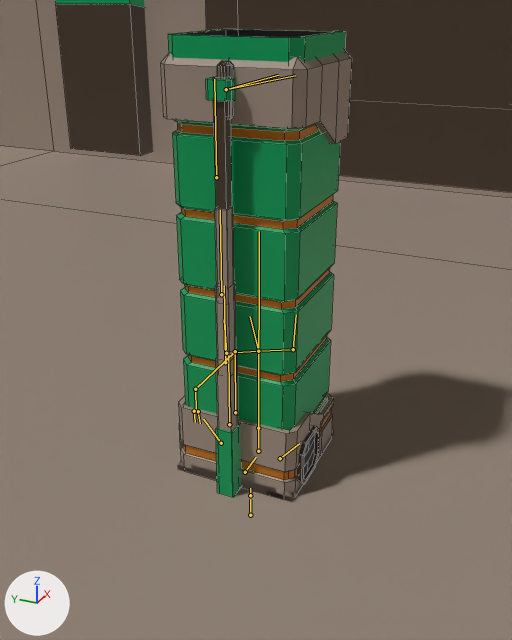
The Blender file Assets/VariousObjects.blend as it was, and as the next commit left it.
Rendered twice from a camera (50 mm lens) standing at (-13.72, -6.1, 10.51) and looking at (0.04, 0.09, 3.63). The lights are fixed; the arrows at lower left show +X, +Y and +Z. Both versions are drawn at frame 50 of the action 'BotFactory_BuildMedium'; the numbers are the values there. The bones that bend it are drawn over the model as lines. Mesh edges are drawn as thin lines on the coarser meshes.

The first picture shows 'BotFactory_Mesh', 'Factory_Mesh'.
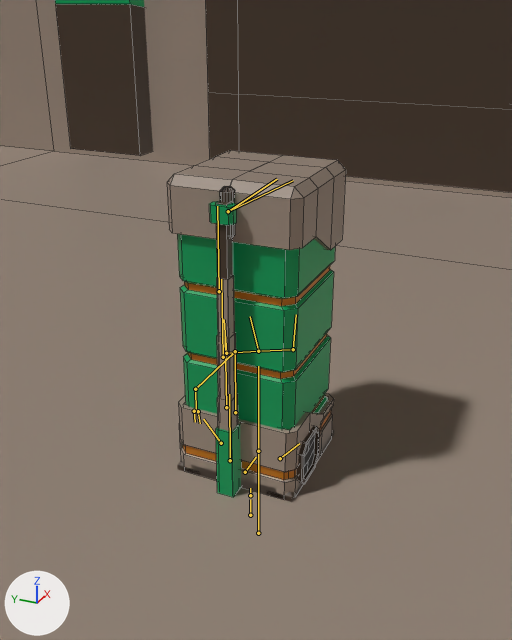
Boxes (x1, y1, x2, y2) around the edits, measured in the pictures (512 x 640 px):
'BotFactory_Mesh', posed: before (160, 29, 352, 497); after (167, 150, 346, 497)
bone 'Cover', root to tip: before (258, 428) to (259, 231); after (258, 533) to (258, 366)
bone 'Arm1', root to tip: before (229, 424) to (228, 354); after (230, 460) to (229, 394)
bone 'Arm2', root to tip: before (225, 362) to (224, 285); after (226, 407) to (225, 335)
bone 'Arm3', root to tip: before (221, 294) to (220, 210); after (223, 357) to (221, 279)
bone 'Arm4', root to tip: before (216, 177) to (214, 79); after (219, 291) to (217, 206)

What changed in the scene script:
```text
Change bone_cover:
    where bone_cover = bpy.data.objects['BotFactory_Arma'].pose.bones['Cover']  # child of 'Root'
    bone_cover.location: (0.0, 7.01, 0.0) -> (0.0, 3.67, 0.0)
Change bone_arm1:
    where bone_arm1 = bpy.data.objects['BotFactory_Arma'].pose.bones['Arm1']  # child of 'Root'
    bone_arm1.location: (-0.01, 1.72, 0.0) -> (0.0, 0.75, 0.0)
Change bone_arm2:
    where bone_arm2 = bpy.data.objects['BotFactory_Arma'].pose.bones['Arm2']  # child of 'Arm1'
    bone_arm2.location: (-0.01, 1.62, 0.0) -> (-0.01, 1.47, 0.0)
Change bone_arm3:
    where bone_arm3 = bpy.data.objects['BotFactory_Arma'].pose.bones['Arm3']  # child of 'Arm2'
    bone_arm3.location: (-0.01, 1.57, 0.0) -> (-0.01, 1.27, 0.0)
Change bone_arm4:
    where bone_arm4 = bpy.data.objects['BotFactory_Arma'].pose.bones['Arm4']  # child of 'Arm3'
    bone_arm4.location: (-0.01, 1.62, 0.0) -> (0.0, 0.74, 0.0)
```
